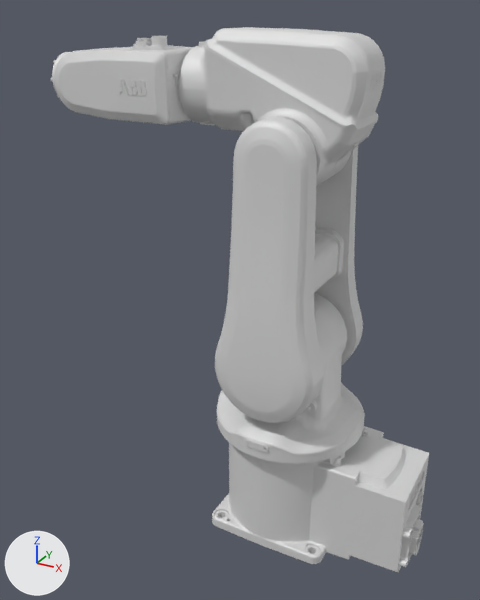
Two versions of the glTF model src/machines/abb-irb-120/model.glb, one commit apart.
Rendered twice from a camera (50 mm lens) standing at (0.336, -0.763, 0.722) and looking at (-0.082, -0.004, 0.342). The axes (+X, +Y, +Z) are drawn at lower left. The lights are the same throughout. The picture after the commit comes second.

The older version as bpy lines, for what is in view:
```python
ob_part_14 = bpy.data.objects.new('part_14', me_mesh_14)
ob_part_14.location = (0.0, 0.0, 0.0)
ob_part_15 = bpy.data.objects.new('part_15', me_mesh_15)
ob_part_15.location = (0.0, 0.0, 0.0)
ob_part_17 = bpy.data.objects.new('part_17', me_mesh_17)
ob_part_17.location = (0.0, 0.0, 0.0)
ob_part_18 = bpy.data.objects.new('part_18', me_mesh_18)
ob_part_18.location = (0.0, 0.0, 0.0)
ob_part_2 = bpy.data.objects.new('part_2', me_mesh_2)
ob_part_2.location = (0.0, 0.0, 0.0)
ob_part_20 = bpy.data.objects.new('part_20', me_mesh_20)
ob_part_20.location = (0.0, 0.0, 0.0)
ob_part_41 = bpy.data.objects.new('part_41', me_mesh_41)
ob_part_41.location = (0.0, 0.0, 0.0)
ob_part_42 = bpy.data.objects.new('part_42', me_mesh_42)
ob_part_42.location = (0.0, 0.0, 0.0)
ob_part_50 = bpy.data.objects.new('part_50', me_mesh_50)
ob_part_50.location = (0.0, 0.0, 0.0)
# also in view: 'part_27' at (0.0, 0.084, 0.413); 'part_52' at (-0.245, -0.009, 0.631)
```
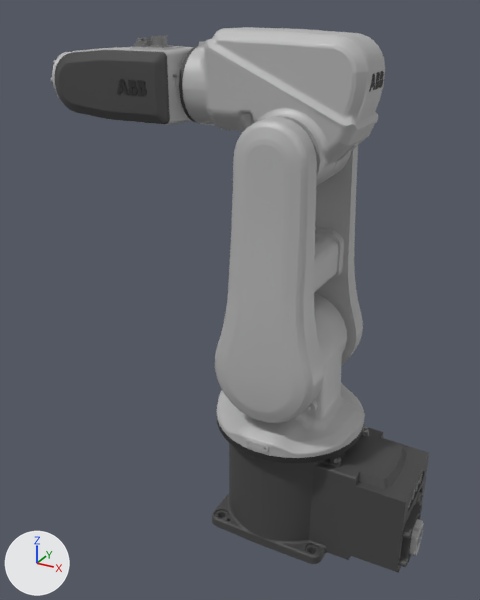
What changed in the scene script:
```text
Change me_mesh_2:
    where me_mesh_2.from_pydata(...)  # 1577 vertices, 3174 faces; spans x -0.09..0.11, y -0.09..0.09, z 0.0..0.166
    remove me_mesh_2.materials.append(mat_material_2)  # light grey #dddddd
    add me_mesh_2.materials.append(mat_graphite_coated_cover_2)  # dark grey #484848
Change me_mesh_14:
    where me_mesh_14.from_pydata(...)  # 1589 vertices, 3186 faces; spans x 0.11..0.2036, y -0.0615..0.0615, z 0.004..0.149
    remove me_mesh_14.materials.append(mat_material_14)  # light grey #dddddd
    add me_mesh_14.materials.append(mat_graphite_coated_cover_14)  # dark grey #484848
Change me_mesh_15:
    where me_mesh_15.from_pydata(...)  # 134 vertices, 264 faces; spans x -0.107..0.107, y -0.108..0.108, z 0.166..0.177
    remove me_mesh_15.materials.append(mat_material_15)  # light grey #dddddd
    add me_mesh_15.materials.append(mat_black_joint_trim_15)  # black #2c2c2c
Change me_mesh_17:
    where me_mesh_17.from_pydata(...)  # 2285 vertices, 4566 faces; spans x -0.108..0.108, y -0.108..0.108, z 0.177..0.353
    remove me_mesh_17.materials.append(mat_material_17)  # light grey #dddddd
    add me_mesh_17.materials.append(mat_satin_light_gray_housing_17)  # grey #b8b8b8
Change me_mesh_20:
    where me_mesh_20.from_pydata(...)  # 496 vertices, 988 faces; spans x -0.072..0.072, y -0.11..-0.06, z 0.218..0.608
    remove me_mesh_20.materials.append(mat_material_20)  # light grey #dddddd
    add me_mesh_20.materials.append(mat_satin_light_gray_housing_20)  # grey #b8b8b8
Change me_mesh_41:
    where me_mesh_41.from_pydata(...)  # 744 vertices, 1484 faces; spans x -0.118..0.089, y -0.04..0.058, z 0.594..0.7
    remove me_mesh_41.materials.append(mat_material_41)  # light grey #dddddd
    add me_mesh_41.materials.append(mat_satin_light_gray_housing_41)  # grey #b8b8b8
Change me_mesh_42:
    where me_mesh_42.from_pydata(...)  # 2555 vertices, 5106 faces; spans x -0.145..0.081, y -0.05..0.065, z 0.512..0.683
    remove me_mesh_42.materials.append(mat_material_42)  # light grey #dddddd
    add me_mesh_42.materials.append(mat_satin_light_gray_housing_42)  # grey #b8b8b8
Change me_mesh_50:
    where me_mesh_50.from_pydata(...)  # 327 vertices, 650 faces; spans x -0.34..-0.156, y -0.062..-0.052, z 0.587..0.673
    remove me_mesh_50.materials.append(mat_material_50)  # light grey #dddddd
    add me_mesh_50.materials.append(mat_graphite_coated_cover_50)  # dark grey #484848
Change me_mesh_72:
    where me_mesh_72.from_pydata(...)  # 12 vertices, 20 faces; spans x -0.21953..-0.21078, y -0.06276..-0.05953, z 0.62125..0.63041
    remove me_mesh_72.materials.append(mat_material_72)  # light grey #dddddd
    add me_mesh_72.materials.append(mat_black_joint_trim_72)  # black #2c2c2c
Change me_mesh_73:
    where me_mesh_73.from_pydata(...)  # 8 vertices, 12 faces; spans x -0.20953..-0.20417, y -0.06276..-0.05953, z 0.62124..0.6304
    remove me_mesh_73.materials.append(mat_material_73)  # light grey #dddddd
    add me_mesh_73.materials.append(mat_black_joint_trim_73)  # black #2c2c2c
Change me_mesh_74:
    where me_mesh_74.from_pydata(...)  # 8 vertices, 12 faces; spans x -0.19533..-0.18997, y -0.06301..-0.05977, z 0.63076..0.63968
    remove me_mesh_74.materials.append(mat_material_74)  # light grey #dddddd
    add me_mesh_74.materials.append(mat_black_joint_trim_74)  # black #2c2c2c
Change me_mesh_75:
    where me_mesh_75.from_pydata(...)  # 12 vertices, 20 faces; spans x -0.22907..-0.21998, y -0.06276..-0.05953, z 0.62127..0.63042
    remove me_mesh_75.materials.append(mat_material_75)  # light grey #dddddd
    add me_mesh_75.materials.append(mat_black_joint_trim_75)  # black #2c2c2c
Change me_mesh_76:
    where me_mesh_76.from_pydata(...)  # 8 vertices, 12 faces; spans x -0.22579..-0.21997, y -0.06301..-0.05978, z 0.6308..0.63971
    remove me_mesh_76.materials.append(mat_material_76)  # light grey #dddddd
    add me_mesh_76.materials.append(mat_black_joint_trim_76)  # black #2c2c2c
Change me_mesh_77:
    where me_mesh_77.from_pydata(...)  # 8 vertices, 12 faces; spans x -0.19534..-0.18998, y -0.06276..-0.05953, z 0.62123..0.63038
    remove me_mesh_77.materials.append(mat_material_77)  # light grey #dddddd
    add me_mesh_77.materials.append(mat_black_joint_trim_77)  # black #2c2c2c
Change me_mesh_78:
    where me_mesh_78.from_pydata(...)  # 40 vertices, 76 faces; spans x -0.18952..-0.1839, y -0.063..-0.05977, z 0.63075..0.63967
    remove me_mesh_78.materials.append(mat_material_78)  # light grey #dddddd
    add me_mesh_78.materials.append(mat_black_joint_trim_78)  # black #2c2c2c
Change me_mesh_79:
    where me_mesh_79.from_pydata(...)  # 8 vertices, 12 faces; spans x -0.21952..-0.21404, y -0.06301..-0.05978, z 0.63079..0.63971
    remove me_mesh_79.materials.append(mat_material_79)  # light grey #dddddd
    add me_mesh_79.materials.append(mat_black_joint_trim_79)  # black #2c2c2c
Change me_mesh_80:
    where me_mesh_80.from_pydata(...)  # 28 vertices, 52 faces; spans x -0.18953..-0.18253, y -0.06276..-0.05953, z 0.62122..0.63037
    remove me_mesh_80.materials.append(mat_material_80)  # light grey #dddddd
    add me_mesh_80.materials.append(mat_black_joint_trim_80)  # black #2c2c2c
Change me_mesh_85:
    where me_mesh_85.from_pydata(...)  # 352 vertices, 700 faces; spans x -0.3465..-0.284, y -0.031..0.031, z 0.589..0.671
    remove me_mesh_85.materials.append(mat_material_85)  # light grey #dddddd
    add me_mesh_85.materials.append(mat_satin_light_gray_housing_85)  # grey #b8b8b8
Change me_mesh_86:
    where me_mesh_86.from_pydata(...)  # 2508 vertices, 5012 faces; spans x -0.368..-0.3465, y -0.035..0.035, z 0.595..0.665
    remove me_mesh_86.materials.append(mat_material_86)  # light grey #dddddd
    add me_mesh_86.materials.append(mat_satin_light_gray_housing_86)  # grey #b8b8b8
```

Pixel boxes (x1, y1, x2, y2) of what changed, in the pictures (480 x 600 px):
'part_20', recoloured (light grey to grey)
    both: (215, 117, 324, 423)
'part_41', recoloured (light grey to grey)
    both: (205, 27, 385, 131)
'part_2', recoloured (light grey to dark grey)
    both: (212, 426, 373, 564)
'part_14', recoloured (light grey to dark grey)
    both: (338, 429, 429, 573)
'part_42', recoloured (light grey to grey)
    both: (182, 41, 375, 186)
'part_17', recoloured (light grey to grey)
    both: (217, 293, 365, 458)
'part_50', recoloured (light grey to dark grey)
    both: (55, 50, 170, 124)
'part_15', recoloured
    both: (217, 419, 364, 464)
'part_86', recoloured
    both: (51, 52, 71, 98)
'part_80', recoloured
    both: (141, 88, 147, 96)
'part_72', recoloured
    both: (122, 87, 129, 95)
'part_77', recoloured
    both: (138, 88, 142, 96)
'part_73', recoloured
    both: (129, 87, 133, 95)
'part_74', recoloured
    both: (137, 80, 141, 88)
'part_78', recoloured
    both: (141, 80, 145, 88)
'part_75', recoloured
    both: (117, 87, 123, 94)
'part_79', recoloured
    both: (122, 79, 126, 87)
'part_85', recoloured
    both: (73, 47, 117, 52)
'part_76', recoloured
    both: (118, 79, 122, 87)
